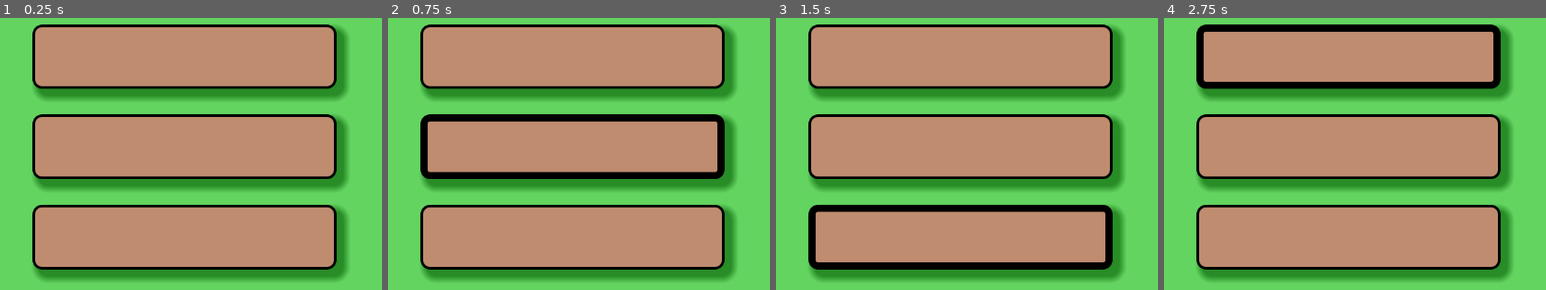
Above: before the commit, frames 1-4 (left to right).
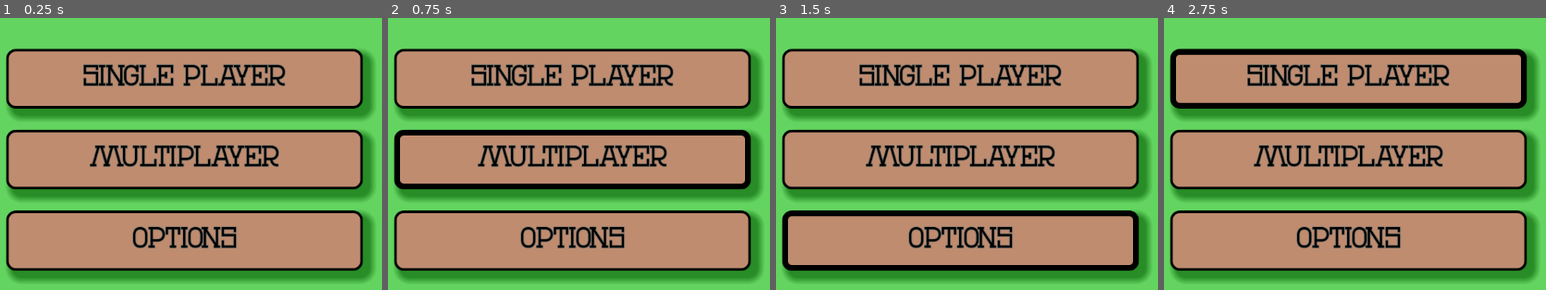
Above: after the commit, the same moments.

Repository: mozzli/Otrio
Game: Godot game, scene res://main_menu.tscn
Same seed, same stepped clock (60 frames per second), same inputs: the game is played once before the commit and once after it.
Inputs (mouse positions are in pixels of both pictures, inside the frame that each line leads up to; where the layout moved, square brackets give the same spot in the first picture):
- Up to frame 1 (0.25 s): no input
- Up to frame 2 (0.75 s): click (571, 159) [571, 145] at 0.5 s
- Up to frame 3 (1.5 s): click (959, 241) [959, 238] at 1.25 s
- Up to frame 4 (2.75 s): click (1347, 77) [1347, 56] at 2 s

The runs differ from the first frame. In frame 1, 52% of the frame differs, in the area x 1-99%, y 2-98%; in frame 2, 54%; in frame 3, 53%; in frame 4, 53%.

Commit message:
added main menu styles and fonts

Diff:
--- a/main_menu.tscn
+++ b/main_menu.tscn
@@ -1,30 +1,12 @@
 [gd_scene load_steps=7 format=3 uid="uid://c6ll5wpja1lft"]
 
-[ext_resource type="StyleBox" uid="uid://cprwq1f3j5ce0" path="res://button_style.tres" id="1_lo0n8"]
-[ext_resource type="StyleBox" uid="uid://1s55cxii2x5h" path="res://button_style_hover.tres" id="2_m2rn3"]
+[ext_resource type="Theme" uid="uid://24kyrmfmgl8g" path="res://styles/fonts/main_menu_font.tres" id="1_67h6u"]
+[ext_resource type="StyleBox" uid="uid://cprwq1f3j5ce0" path="res://styles/buttonStyles/button_style.tres" id="1_ji215"]
+[ext_resource type="StyleBox" uid="uid://1s55cxii2x5h" path="res://styles/buttonStyles/button_style_hover.tres" id="2_hkkcv"]
+[ext_resource type="StyleBox" uid="uid://dohlafavan4ee" path="res://styles/buttonStyles/button_style_pressed.tres" id="4_igp51"]
+[ext_resource type="StyleBox" uid="uid://btd4e5dlstt5i" path="res://styles/buttonStyles/button_style_focus.tres" id="5_t8fsc"]
 
 [sub_resource type="Theme" id="Theme_o3nl0"]
-
-[sub_resource type="Theme" id="Theme_xkkw2"]
-
-[sub_resource type="StyleBoxFlat" id="StyleBoxFlat_yqssx"]
-bg_color = Color(0.74902, 0.54902, 0.439216, 0.780392)
-border_width_left = 11
-border_width_top = 11
-border_width_right = 11
-border_width_bottom = 11
-border_color = Color(0, 0, 0, 1)
-corner_radius_top_left = 14
-corner_radius_top_right = 14
-corner_radius_bottom_right = 14
-corner_radius_bottom_left = 14
-expand_margin_left = 1.0
-shadow_color = Color(0, 0.360784, 0, 0.6)
-shadow_size = 12
-shadow_offset = Vector2(10, 10)
-
-[sub_resource type="StyleBoxFlat" id="StyleBoxFlat_x83to"]
-bg_color = Color(0.6, 0.6, 0.6, 0)
 
 [node name="MainMenu" type="Control"]
 layout_mode = 3
@@ -47,49 +29,45 @@
 
 [node name="VBoxContainer" type="VBoxContainer" parent="."]
 custom_minimum_size = Vector2(10, 100)
+layout_direction = 2
 layout_mode = 1
 anchors_preset = 8
 anchor_left = 0.5
 anchor_top = 0.5
 anchor_right = 0.5
 anchor_bottom = 0.5
-offset_left = -236.5
-offset_top = -191.0
-offset_right = 236.5
-offset_bottom = 191.0
+offset_left = -277.5
+offset_top = -153.0
+offset_right = 277.5
+offset_bottom = 193.0
 grow_horizontal = 2
 grow_vertical = 2
+auto_translate = false
+localize_numeral_system = false
 focus_mode = 2
 theme = SubResource("Theme_o3nl0")
-theme_override_constants/separation = 40
+theme_override_constants/separation = 33
 alignment = 1
 
 [node name="SinglePlayerButton" type="Button" parent="VBoxContainer"]
+layout_direction = 3
 layout_mode = 2
 size_flags_vertical = 3
-theme = SubResource("Theme_xkkw2")
-theme_override_constants/outline_size = 19
-theme_override_styles/normal = ExtResource("1_lo0n8")
-theme_override_styles/hover = ExtResource("2_m2rn3")
-theme_override_styles/pressed = SubResource("StyleBoxFlat_yqssx")
-theme_override_styles/focus = SubResource("StyleBoxFlat_x83to")
+theme = ExtResource("1_67h6u")
+text = "SINGLE PLAYER"
 
 [node name="MultiPlayerButton" type="Button" parent="VBoxContainer"]
 layout_mode = 2
 size_flags_vertical = 3
-theme = SubResource("Theme_xkkw2")
-theme_override_constants/outline_size = 19
-theme_override_styles/normal = ExtResource("1_lo0n8")
-theme_override_styles/hover = ExtResource("2_m2rn3")
-theme_override_styles/pressed = SubResource("StyleBoxFlat_yqssx")
-theme_override_styles/focus = SubResource("StyleBoxFlat_x83to")
+theme = ExtResource("1_67h6u")
+theme_override_styles/normal = ExtResource("1_ji215")
+theme_override_styles/hover = ExtResource("2_hkkcv")
+theme_override_styles/pressed = ExtResource("4_igp51")
+theme_override_styles/focus = ExtResource("5_t8fsc")
+text = "MULTIPLAYER"
 
 [node name="OptionsButton" type="Button" parent="VBoxContainer"]
 layout_mode = 2
 size_flags_vertical = 3
-theme = SubResource("Theme_xkkw2")
-theme_override_constants/outline_size = 19
-theme_override_styles/normal = ExtResource("1_lo0n8")
-theme_override_styles/hover = ExtResource("2_m2rn3")
-theme_override_styles/pressed = SubResource("StyleBoxFlat_yqssx")
-theme_override_styles/focus = SubResource("StyleBoxFlat_x83to")
+theme = ExtResource("1_67h6u")
+text = "OPTIONS"
--- /dev/null
+++ b/styles/buttonStyles/button_style_focus.tres
@@ -0,0 +1,4 @@
+[gd_resource type="StyleBoxFlat" format=3 uid="uid://btd4e5dlstt5i"]
+
+[resource]
+bg_color = Color(0.6, 0.6, 0.6, 0)
--- /dev/null
+++ b/styles/buttonStyles/button_style_hover.tres
@@ -0,0 +1,17 @@
+[gd_resource type="StyleBoxFlat" format=3 uid="uid://1s55cxii2x5h"]
+
+[resource]
+bg_color = Color(0.74902, 0.54902, 0.439216, 1)
+border_width_left = 9
+border_width_top = 9
+border_width_right = 9
+border_width_bottom = 9
+border_color = Color(0, 0, 0, 1)
+corner_radius_top_left = 14
+corner_radius_top_right = 14
+corner_radius_bottom_right = 14
+corner_radius_bottom_left = 14
+expand_margin_left = 1.0
+shadow_color = Color(0, 0.360784, 0, 0.6)
+shadow_size = 12
+shadow_offset = Vector2(10, 10)
--- a/button_style_hover.tres
+++ b/styles/buttonStyles/button_style_pressed.tres
@@ -1,7 +1,7 @@
-[gd_resource type="StyleBoxFlat" format=3 uid="uid://1s55cxii2x5h"]
+[gd_resource type="StyleBoxFlat" format=3 uid="uid://dohlafavan4ee"]
 
 [resource]
-bg_color = Color(0.74902, 0.54902, 0.439216, 1)
+bg_color = Color(0.74902, 0.54902, 0.439216, 0.780392)
 border_width_left = 11
 border_width_top = 11
 border_width_right = 11
--- /dev/null
+++ b/styles/fonts/main_menu_font.tres
@@ -0,0 +1,32 @@
+[gd_resource type="Theme" load_steps=6 format=3 uid="uid://24kyrmfmgl8g"]
+
+[ext_resource type="FontFile" uid="uid://civ3eqd40ocaw" path="res://styles/fonts/ren_regular.ttf" id="1_r418o"]
+[ext_resource type="StyleBox" uid="uid://btd4e5dlstt5i" path="res://styles/buttonStyles/button_style_focus.tres" id="2_oeg1y"]
+[ext_resource type="StyleBox" uid="uid://1s55cxii2x5h" path="res://styles/buttonStyles/button_style_hover.tres" id="3_w1iil"]
+[ext_resource type="StyleBox" uid="uid://cprwq1f3j5ce0" path="res://styles/buttonStyles/button_style.tres" id="4_g1oqd"]
+[ext_resource type="StyleBox" uid="uid://dohlafavan4ee" path="res://styles/buttonStyles/button_style_pressed.tres" id="5_ja3uv"]
+
+[resource]
+resource_local_to_scene = true
+resource_name = "FontStyle1"
+default_font = ExtResource("1_r418o")
+default_font_size = 43
+/colors/color = Color(0, 0, 0, 1)
+/constants/option = 12
+/font_sizes/options2 = 33
+/fonts/theme = ExtResource("1_r418o")
+/styles/what = null
+Button/colors/font_color = Color(0, 0, 0, 1)
+Button/colors/font_focus_color = Color(0, 0, 0, 1)
+Button/colors/font_hover_color = Color(0, 0, 0, 1)
+Button/colors/font_hover_pressed_color = Color(0, 0, 0, 1)
+Button/colors/font_outline_color = Color(0.431373, 0.423529, 0.392157, 1)
+Button/colors/font_pressed_color = Color(0, 0, 0, 1)
+Button/constants/outline_size = 4
+Button/styles/focus = ExtResource("2_oeg1y")
+Button/styles/hover = ExtResource("3_w1iil")
+Button/styles/normal = ExtResource("4_g1oqd")
+Button/styles/pressed = ExtResource("5_ja3uv")
+Fonts/colors/Color = Color(0.388235, 0.203922, 0.0823529, 1)
+Label/colors/font_color = Color(0.0431373, 0.0431373, 0.0431373, 1)
+Label/colors/font_outline_color = Color(0.431373, 0.423529, 0.392157, 1)
--- /dev/null
+++ b/styles/fonts/ren_regular.tres
@@ -0,0 +1,3 @@
+[gd_resource type="DynamicFontData" format=2]
+
+[resource]
Renamed: button_style.tres -> styles/buttonStyles/button_style.tres
Binary file added: styles/fonts/ren_regular.ttf
Not shown, added: styles/fonts/ren_regular.ttf.import
